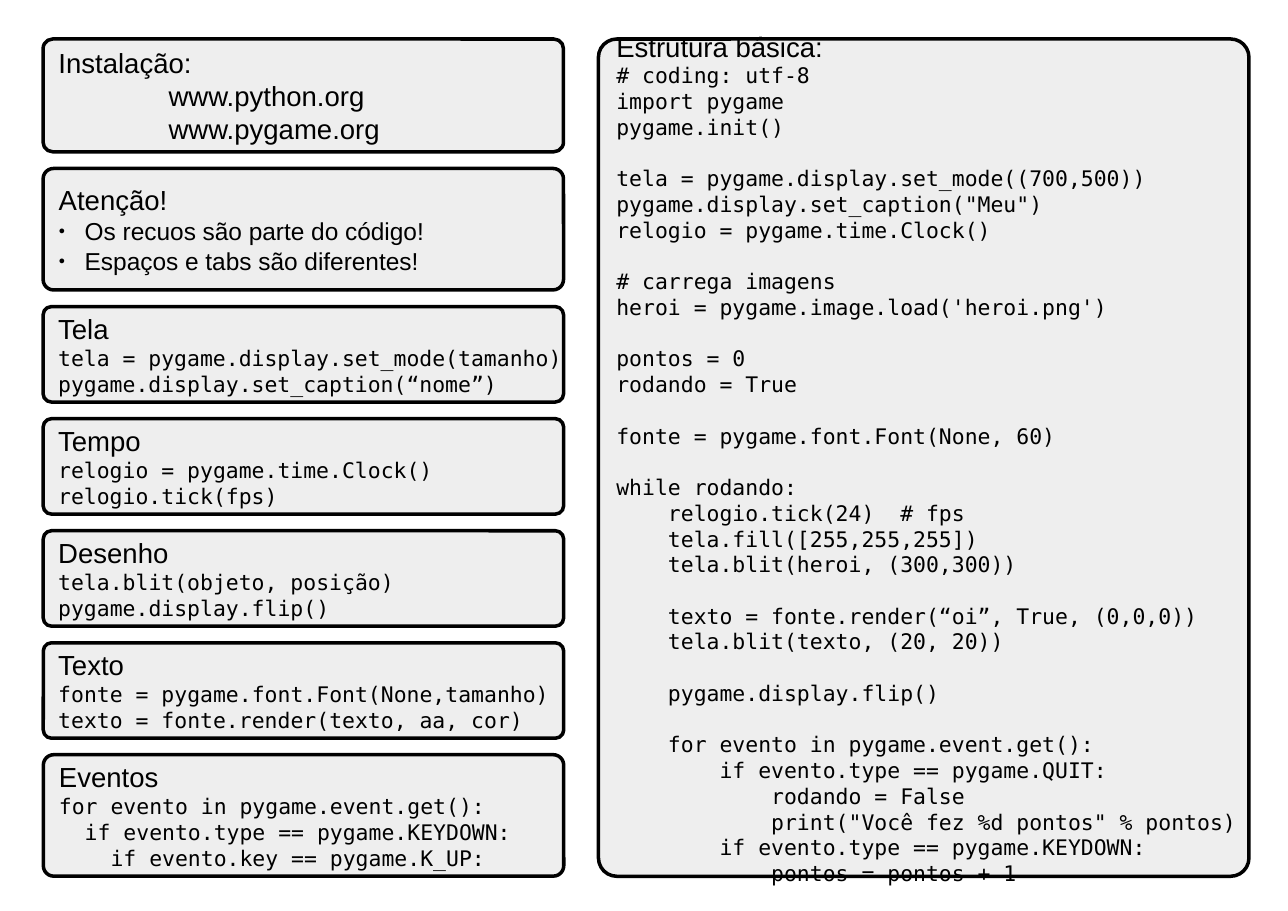
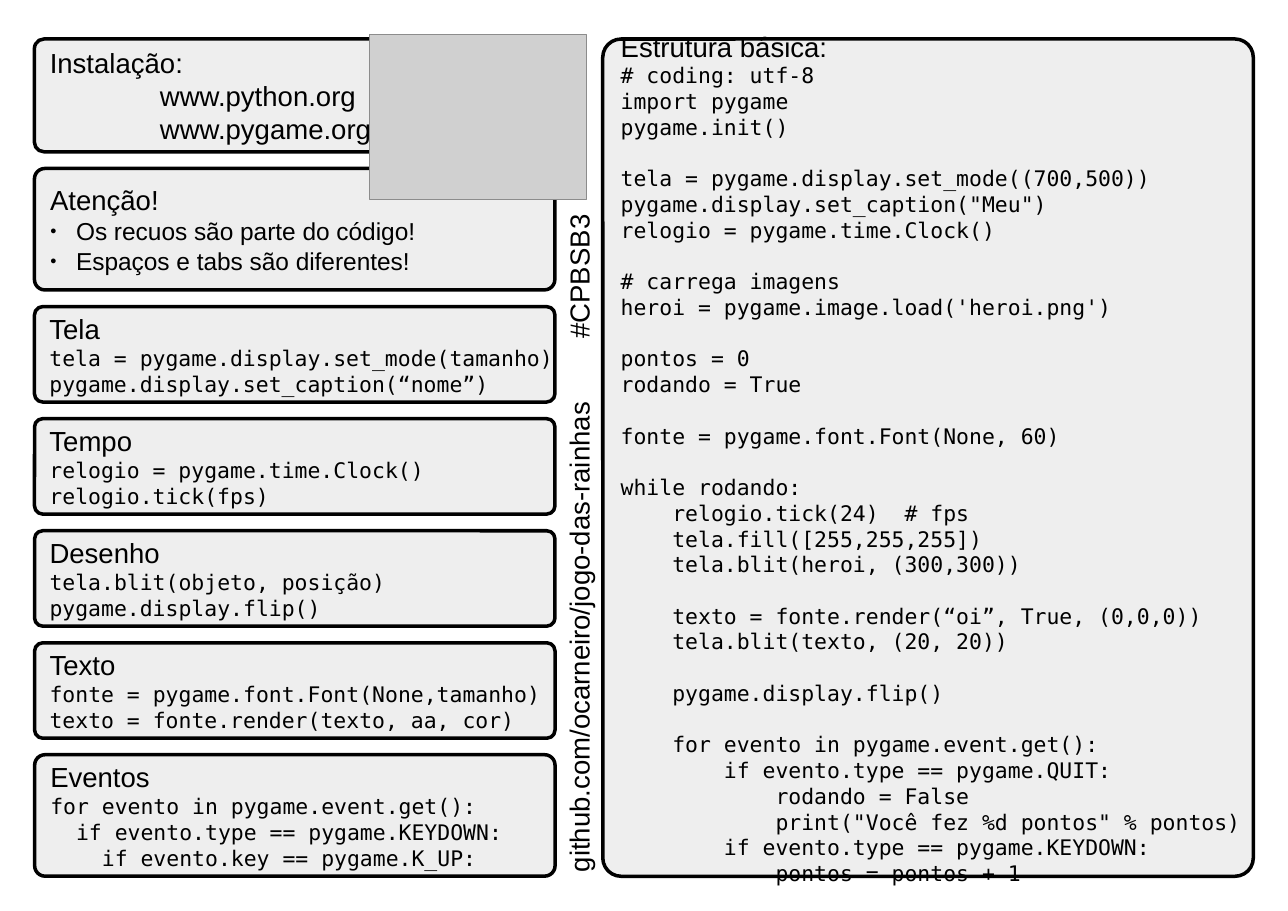
Before and after one commit to ocarneiro/jogo-das-rainhas, a slide deck: slide 1 of oficina/orientacoes.odp. Drawn at 1288x911 pixels with LibreOffice and Linux fonts; fonts in the diff are those of the drawing; grey boxes stand for pictures. Boxes give left, top, right and bottom in pixels: in the first picture for what was removed or moved away, otherwise in the second. Text is boxed around its words. In the diff, an @@ line names an element or a change of style, - is before the commit and + after.

Commit message:
Logo do Calango #CPBSB3

```diff
--- a/oficina/orientacoes.odp
+++ b/oficina/orientacoes.odp
@@ picture added at bbox=[370, 34, 587, 199] @@
@@ freeform shape "Estrutura básica:": place and size @@
-freeform shape "Estrutura básica:" at bbox=[598, 39, 1249, 876]
+freeform shape "Estrutura básica:" at bbox=[603, 39, 1254, 876]
@@ text added at bbox=[565, 227, 596, 335], 18 pt, text #000000 @@
+#CPBSB3
@@ text added at bbox=[565, 449, 596, 854], 18 pt, text #000000 @@
+github.com/ocarneiro/jogo-das-rainhas
@@ 7 rounded rectangles: place and size @@
-7 rounded rectangles at bbox=[43, 39, 563, 876]
+7 rounded rectangles at bbox=[34, 39, 554, 876]
```
